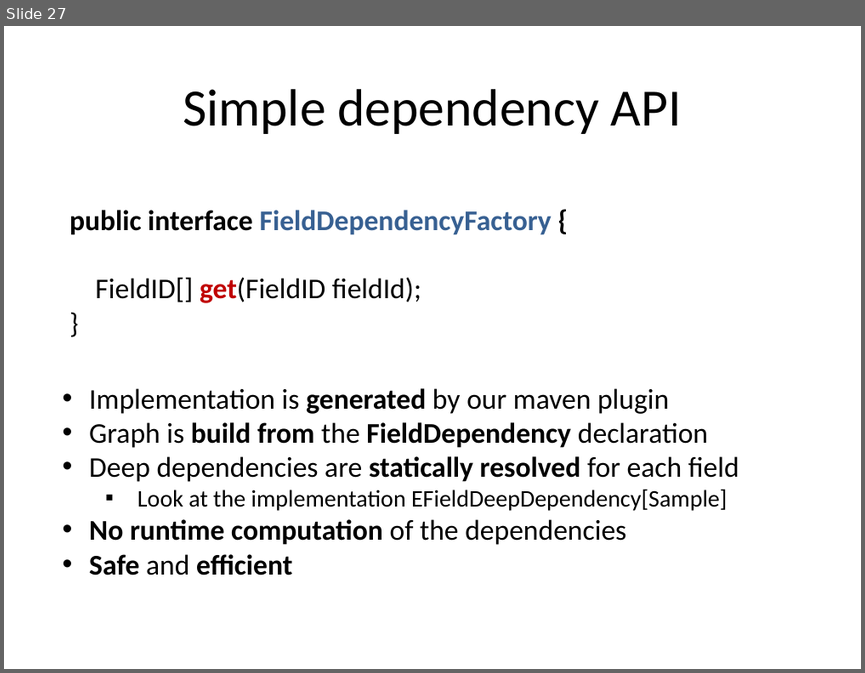
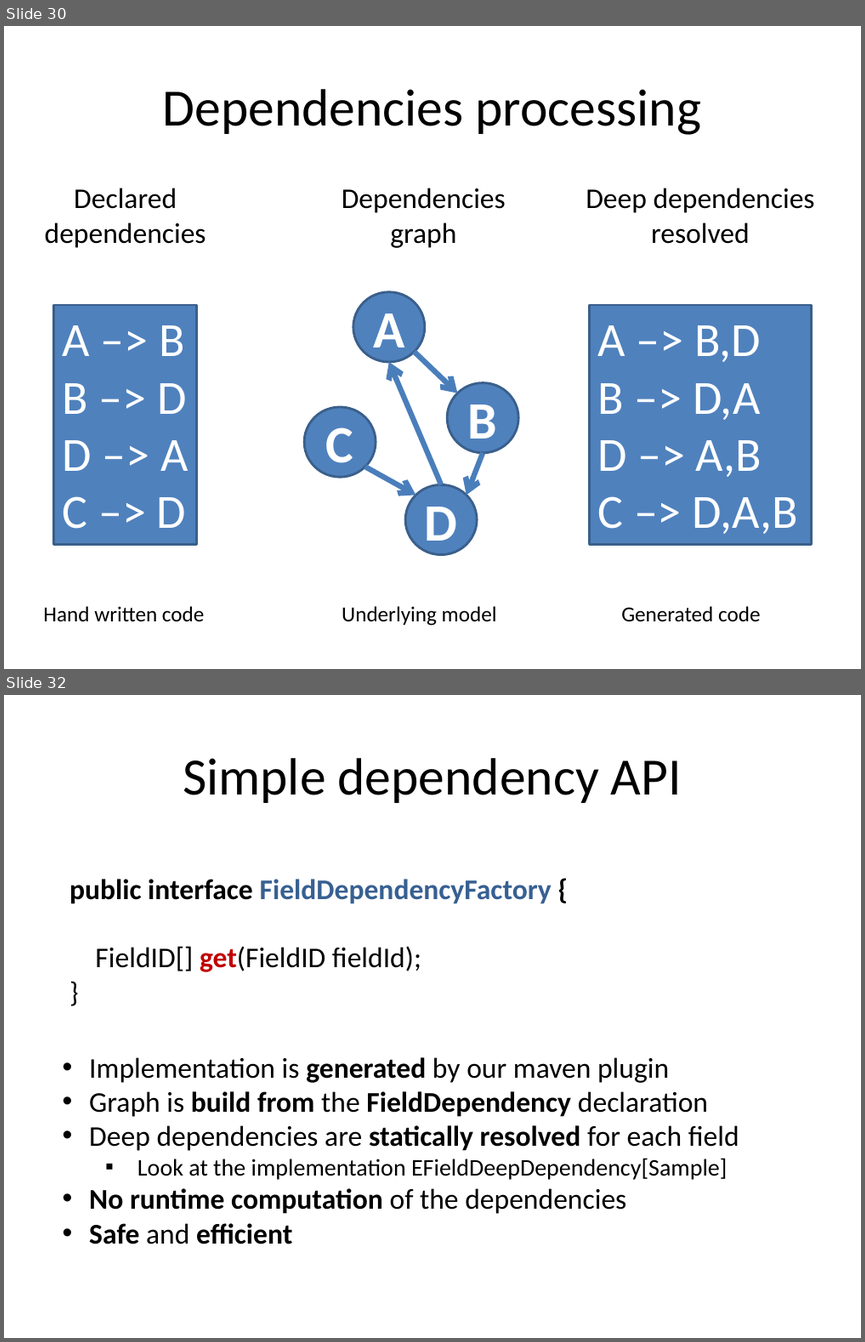
Before and after one commit to lesfurets/mdl4ui, a slide deck: mdl4ui-docs/mdl4ui_cg2013.pptx. Shown one above the other, each under a label of ours: slide 27 before the commit, slides 30 and 32 after it; the slides between them are not shown. The pictures are 865x673 and 865x1342 pixels, drawn with LibreOffice and Linux fonts; fonts in the diff are those of the drawing. Boxes give left, top, right and bottom in pixels: in the first picture for what was removed or moved away, otherwise in the second. Text is boxed around its words. In the diff, an @@ line names an element or a change of style, - is before the commit and + after.

```diff
--- a/mdl4ui-docs/mdl4ui_cg2013.pptx
+++ b/mdl4ui-docs/mdl4ui_cg2013.pptx
@@ slide 30 added at box(4, 26, 861, 669), background #FFFFFF @@
@@ title added at box(163, 89, 701, 135), 44 pt, text #000000 @@
+Dependencies processing
@@ text added at box(45, 188, 206, 248), 24 pt, text #000000 @@
+Declared
+dependencies
@@ text added at box(341, 188, 506, 248), 24 pt, text #000000 @@
+Dependencies
+graph
@@ text added at box(585, 188, 815, 244), 24 pt, text #000000 @@
+Deep dependencies resolved
@@ rectangle added at box(53, 305, 197, 544), fill #4F81BD, outline #3A5F8C 2 pt, 40 pt, text #FFFFFF @@
+A –> B
+B –> D
+D –> A
+C –> D
@@ rectangle added at box(589, 305, 811, 544), fill #4F81BD, outline #3A5F8C 2 pt, 40 pt, text #FFFFFF @@
+A –> B,D
+B –> D,A
+D –> A,B
+C –> D,A,B
@@ group added at box(304, 291, 518, 555): 4 ellipses, 4 arrows @@
+A
+B
+C
+D
@@ text added at box(43, 606, 204, 622), 18 pt, text #000000 @@
+Hand written code
@@ text added at box(341, 606, 497, 625), 18 pt, text #000000 @@
+Underlying model
@@ text added at box(621, 606, 760, 621), 18 pt, text #000000 @@
+Generated code
@@ what was slide 27 is now slide 32 @@
```
Also in this commit, not shown: 7 slides changed, 4 other slides added.
